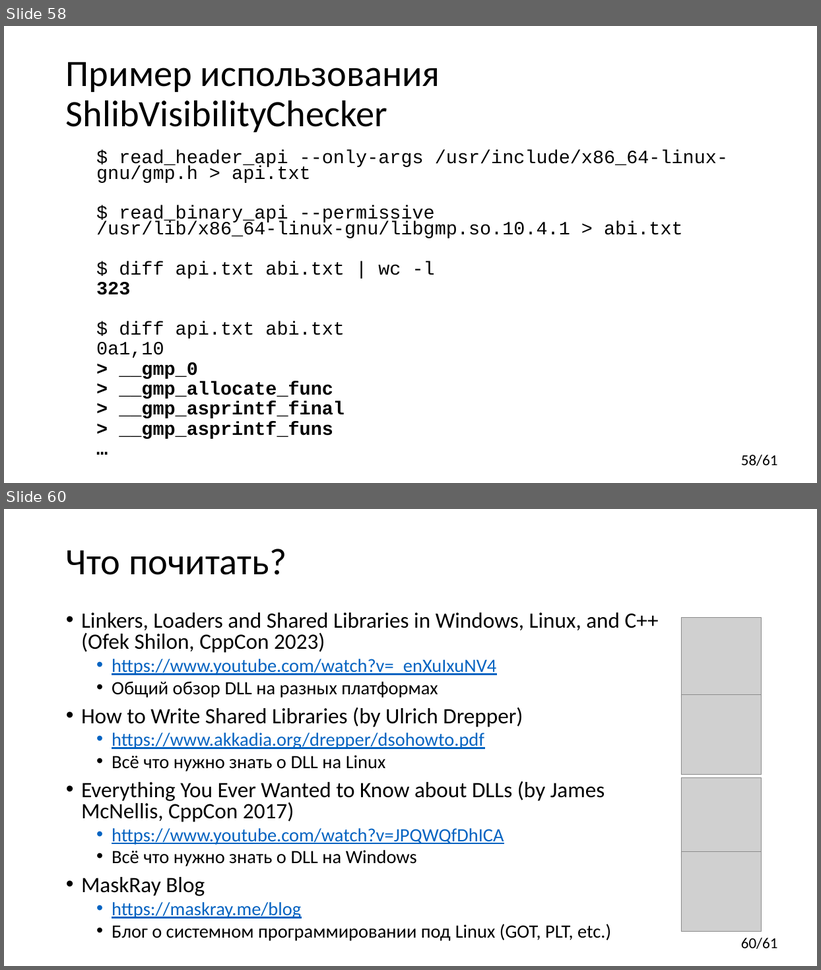
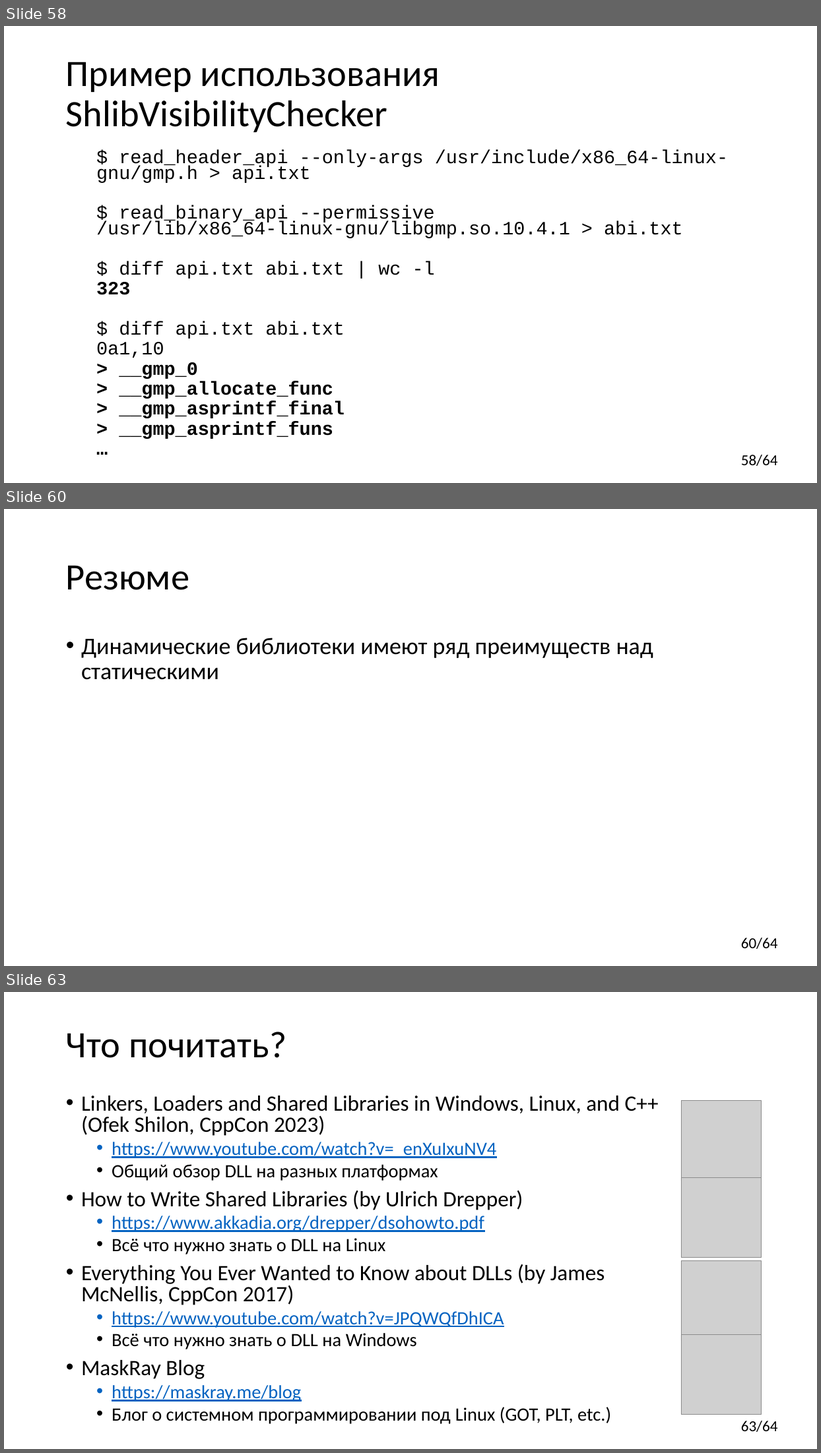
Before and after one commit to yugr/CppRussia, a slide deck: 2024/RU.pptx. Shown one above the other, each under a label of ours: slides 58 and 60 before the commit, slides 58, 60 and 63 after it; the slides between them are not shown. The pictures are 821x970 and 821x1453 pixels, drawn with LibreOffice and Linux fonts; fonts in the diff are those of the drawing; grey boxes stand for pictures. Boxes give left, top, right and bottom in pixels: in the first picture for what was removed or moved away, otherwise in the second. Text is boxed around its words. In the diff, an @@ line names an element or a change of style, - is before the commit and + after.

```diff
--- a/2024/RU.pptx
+++ b/2024/RU.pptx
@@ slide 60 added at box(4, 509, 817, 966), background #FFFFFF; not listed: 1 template element that a slide beside it also shows @@
@@ title added at box(66, 565, 189, 590), 44 pt, text #000000 @@
+Резюме
@@ text added at box(81, 638, 653, 680), 28 pt, text #000000 @@
+• Динамические библиотеки имеют ряд преимуществ над статическими
@@ page number at box(741, 455, 778, 466): text changed @@
-58/61
+58/64
@@ what was slide 60 is now slide 63 @@
@@ page number at box(741, 1421, 778, 1432): text changed @@
-60/61
+63/64
```
Also in this commit, not shown: 3 slides changed, 2 other slides added.
